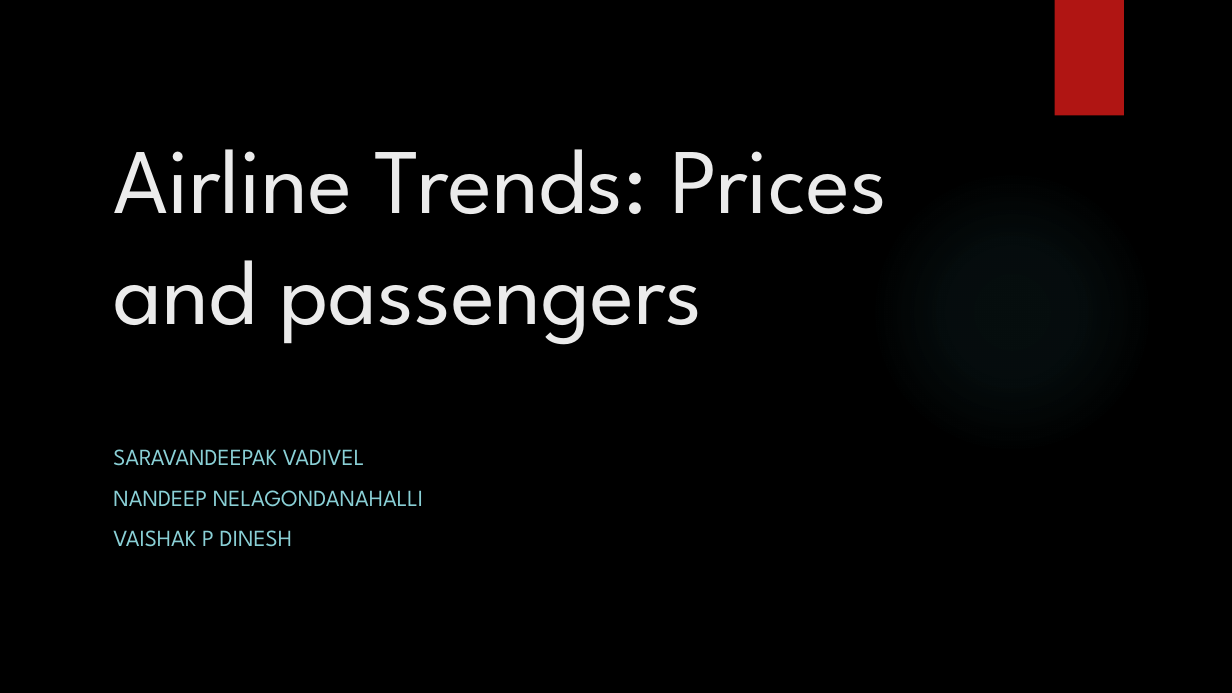
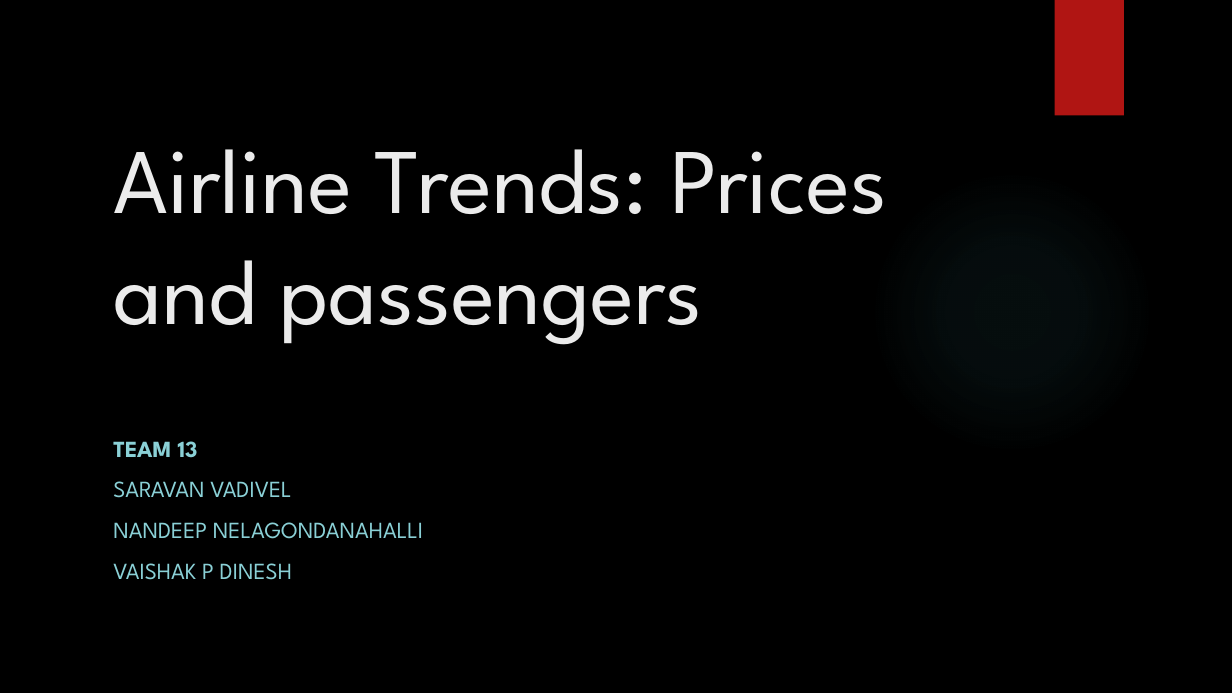
Before and after one commit to yingy4/ScalaFinalProject, a slide deck: slide 1 of Scala_Final_Project.pptx. Drawn at 1232x693 pixels with LibreOffice and Linux fonts; fonts in the diff are those of the drawing; background and template pictures are left out. Boxes give left, top, right and bottom in pixels: in the first picture for what was removed or moved away, otherwise in the second. Text is boxed around its words. In the diff, an @@ line names an element or a change of style, - is before the commit and + after.

```diff
--- a/Scala_Final_Project.pptx
+++ b/Scala_Final_Project.pptx
@@ subtitle "TEAM 13": place and size @@
-subtitle "TEAM 13" at box(113, 449, 423, 547)
+subtitle "TEAM 13" at box(113, 441, 423, 580)
@@ subtitle at box(113, 441, 291, 498): text changed @@
-SARAVANDEEPAK VADIVEL
+TEAM 13
+SARAVAN VADIVEL
```
Also in this commit, not shown: 3 other slides changed, 1 slide added, 1 slide removed.
